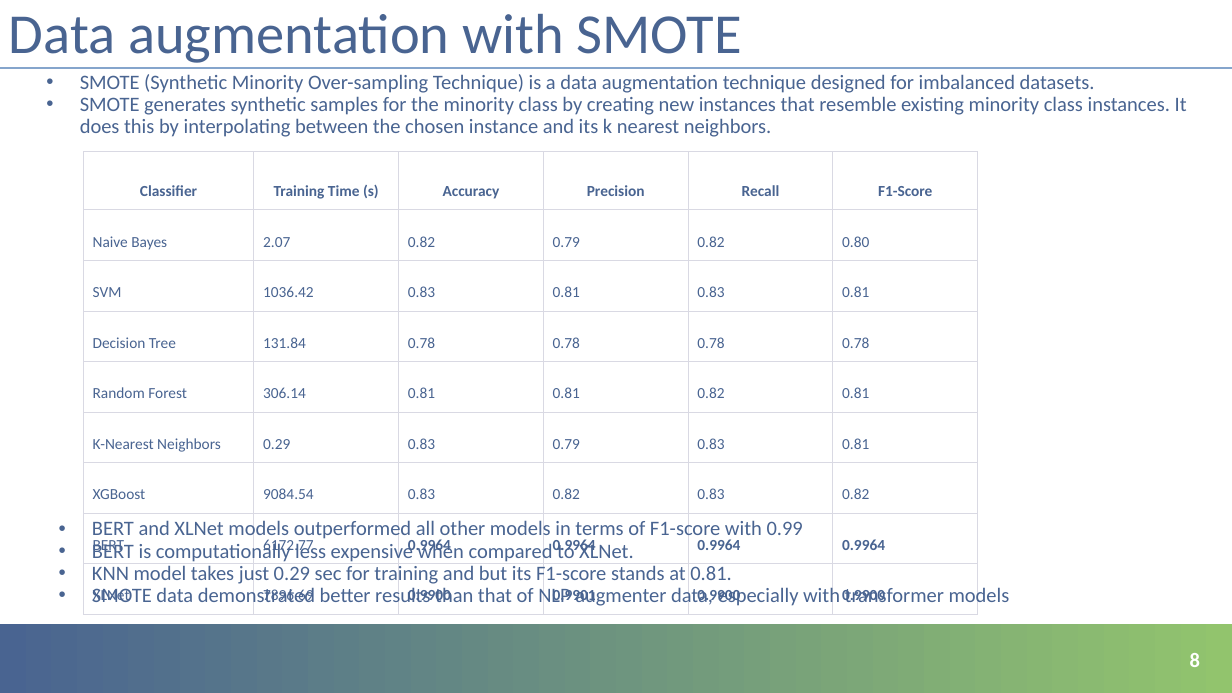
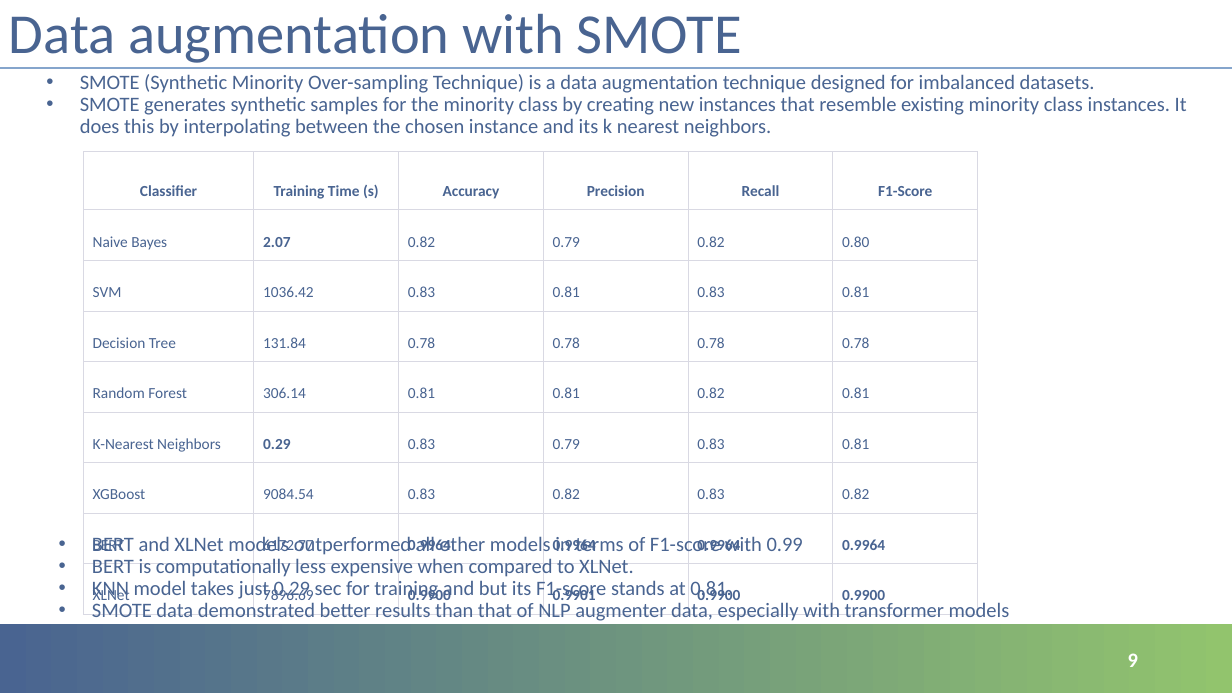
Before and after one commit to LakshmikarPolamreddy/Clinical_domain_classification_final_project_NLP, a slide deck: slide 9 of Leveraging NLP techniques in healthcare domain for clinical domain classification.pptx (slide 8 before the commit). Drawn at 1232x693 pixels with LibreOffice and Linux fonts; fonts in the diff are those of the drawing; background and template pictures are left out. Boxes give left, top, right and bottom in pixels: in the first picture for what was removed or moved away, otherwise in the second. Text is boxed around its words. In the diff, an @@ line names an element or a change of style, - is before the commit and + after.

```diff
--- a/Leveraging NLP techniques in healthcare domain for clinical domain classification.pptx
+++ b/Leveraging NLP techniques in healthcare domain for clinical domain classification.pptx
@@ table at box(83, 152, 980, 609) @@
@@ bold on in "2.07", "0.29" @@
@@ text "BERT and XLNet models outperformed ...": place and size @@
-text "BERT and XLNet models outperformed ..." at box(92, 520, 1010, 606)
+text "BERT and XLNet models outperformed ..." at box(92, 536, 1010, 621)
@@ page number added at box(1128, 653, 1138, 667), 16 pt, text #FFFFFF, bold @@
+9
@@ page number removed at box(1190, 653, 1200, 667) @@
-8
```
Also in this commit, not shown: 8 other slides changed, 2 slides added.
